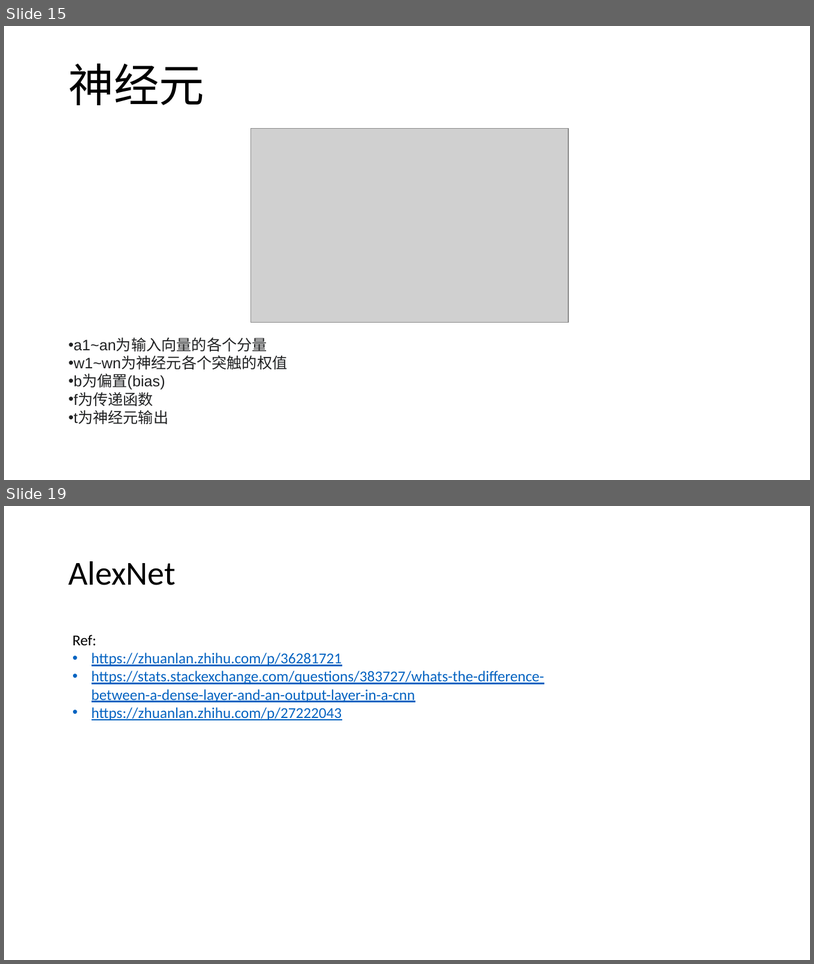
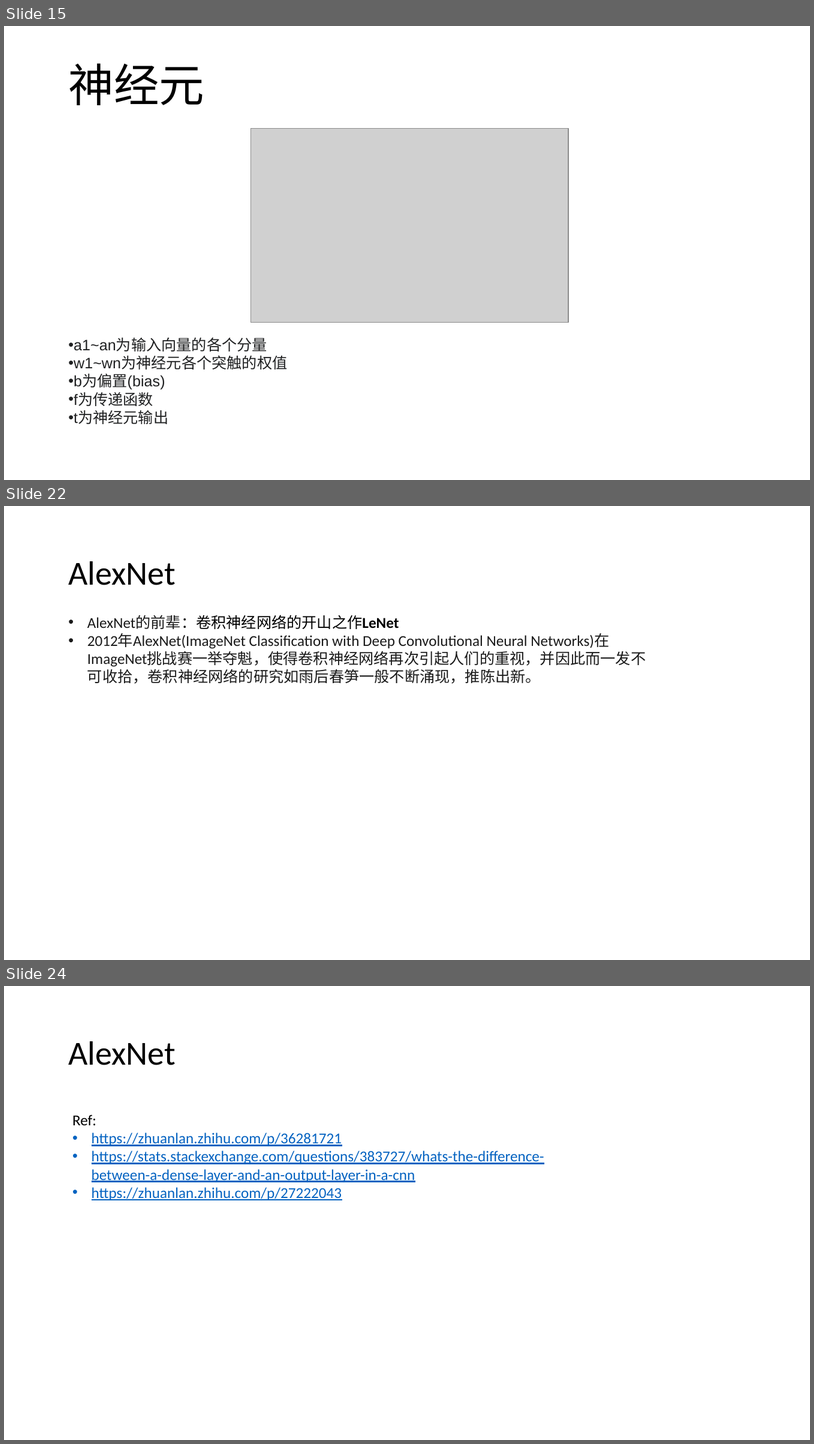
Before and after one commit to EnhaoSun/MyNotes, a slide deck: Artificial Intelligence.pptx. Shown one above the other, each under a label of ours: slides 15 and 19 before the commit, slides 15, 22 and 24 after it; the slides between them are not shown. The pictures are 814x964 and 814x1444 pixels, drawn with LibreOffice and Linux fonts; fonts in the diff are those of the drawing; grey boxes stand for pictures. Boxes give left, top, right and bottom in pixels: in the first picture for what was removed or moved away, otherwise in the second. Text is boxed around its words. In the diff, an @@ line names an element or a change of style, - is before the commit and + after.

```diff
--- a/Artificial Intelligence.pptx
+++ b/Artificial Intelligence.pptx
@@ slide 22 added at [4,506,810,960], background #FFFFFF @@
@@ title added at [69,561,176,585], 40 pt, text #000000 @@
+AlexNet
@@ text added at [87,615,646,684], 18 pt, text #1A1A1A @@
+• AlexNet的前辈：卷积神经网络的开山之作LeNet
+• 2012年AlexNet(ImageNet Classification with Deep Convolutional Neural Networks)在ImageNet挑战赛一举夺魁，使得卷积神经网络再次引起人们的重视，并因此而一发不可收拾，卷积神经网络的研究如雨后春笋一般不断涌现，推陈出新。
@@ what was slide 19 is now slide 24 @@
```
Also in this commit, not shown: 3 slides changed, 4 other slides added.
